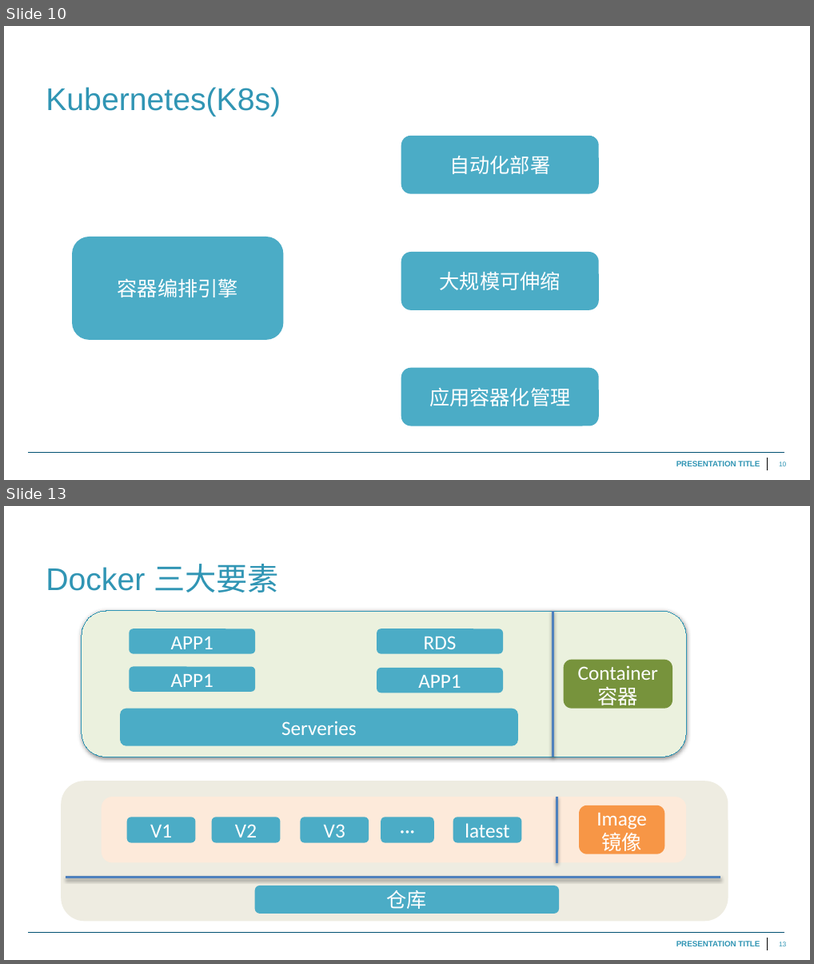
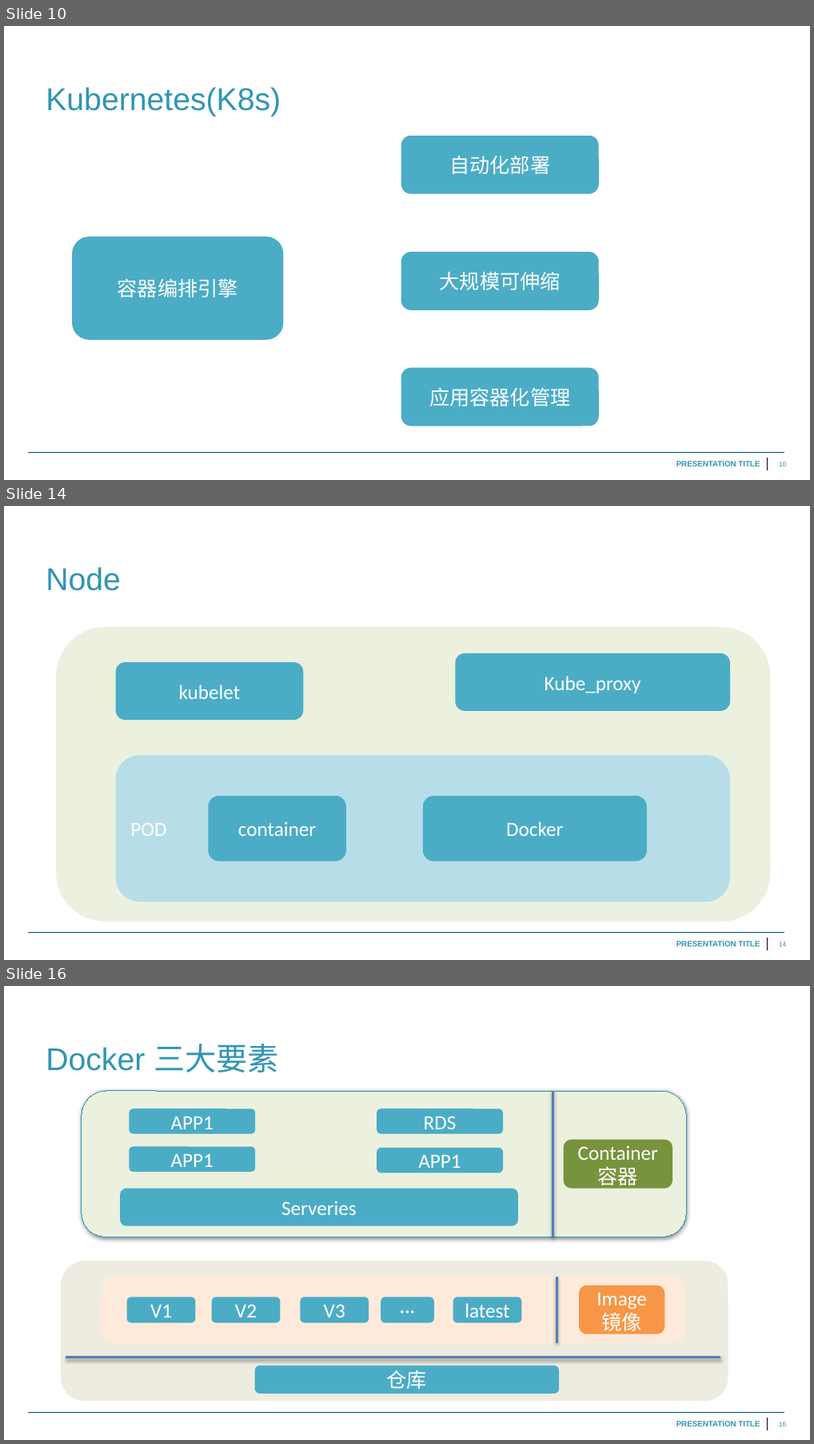
Before and after one commit to noerver/temp, a slide deck: AWSECS.pptx. Shown one above the other, each under a label of ours: slides 10 and 13 before the commit, slides 10, 14 and 16 after it; the slides between them are not shown. The pictures are 814x964 and 814x1444 pixels, drawn with LibreOffice and Linux fonts; fonts in the diff are those of the drawing; background and template pictures are left out. Boxes give left, top, right and bottom in pixels: in the first picture for what was removed or moved away, otherwise in the second. Text is boxed around its words. In the diff, an @@ line names an element or a change of style, - is before the commit and + after.

```diff
--- a/AWSECS.pptx
+++ b/AWSECS.pptx
@@ slide 14 added at [4,506,810,960], background #FFFFFF; not listed: 4 template elements that a slide beside it also shows @@
@@ text added at [46,567,121,591], 28 pt, text #3095B4 @@
+Node
@@ rounded rectangle added at [57,627,771,921], fill #EBF1DE @@
@@ rounded rectangle added at [116,663,304,720], fill #4BACC6, 18 pt, text #FFFFFF @@
+kubelet
@@ rounded rectangle added at [455,653,730,711], fill #4BACC6, 18 pt, text #FFFFFF @@
+Kube_proxy
@@ rounded rectangle added at [116,755,730,902], fill #B7DEE8, 18 pt, text #FFFFFF @@
+POD
@@ rounded rectangle added at [208,796,346,861], fill #4BACC6, 18 pt, text #FFFFFF @@
+container
@@ rounded rectangle added at [423,796,647,861], fill #4BACC6, 18 pt, text #FFFFFF @@
+Docker
@@ what was slide 13 is now slide 16 @@
```
Also in this commit, not shown: 2 slides changed, 2 other slides added.
